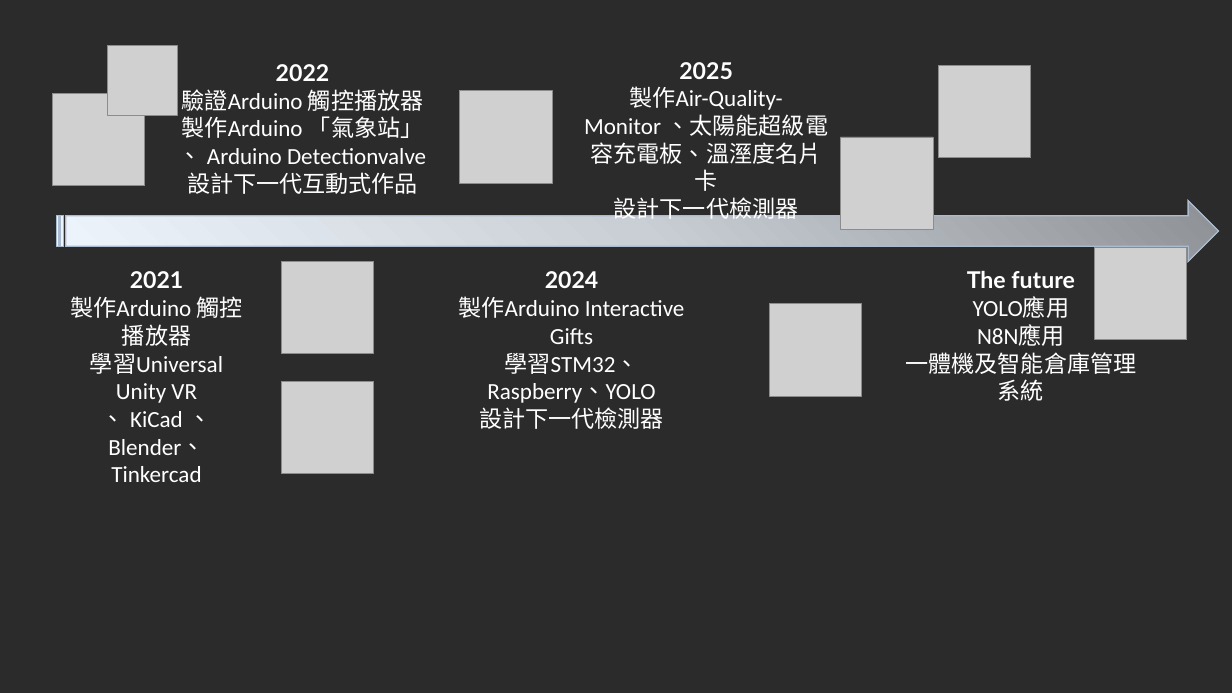
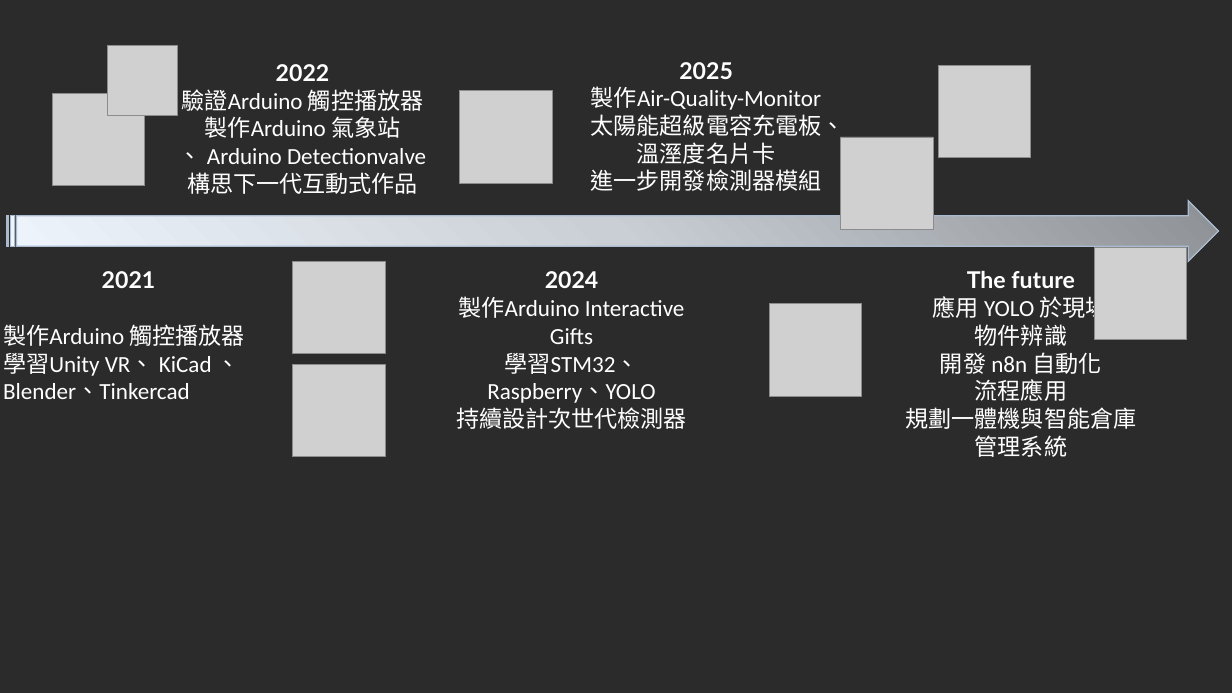
Before and after one commit to BoomerChiao/BoomerChiao, a slide deck: slide 1 of recycle/POWERPOINT/簡報1.pptx. Drawn at 1232x693 pixels with LibreOffice and Linux fonts; fonts in the diff are those of the drawing; grey boxes stand for pictures; background and template pictures are left out; a plain dark background stands for a picture behind light text. Boxes give left, top, right and bottom in pixels: in the first picture for what was removed or moved away, otherwise in the second. Text is boxed around its words. In the diff, an @@ line names an element or a change of style, - is before the commit and + after.

```diff
--- a/recycle/POWERPOINT/簡報1.pptx
+++ b/recycle/POWERPOINT/簡報1.pptx
@@ text at (x1=591, y1=62, x2=845, y2=191): text changed @@
-2025
-製作Air-Quality-Monitor 、太陽能超級電容充電板、溫溼度名片卡
-設計下一代檢測器
+2025
+製作Air-Quality-Monitor 太陽能超級電容充電板、溫溼度名片卡
+進一步開發檢測器模組
@@ text at (x1=205, y1=116, x2=400, y2=138): text changed @@
-製作Arduino 「氣象站」
+製作Arduino 氣象站
@@ text at (x1=187, y1=172, x2=418, y2=194): text changed @@
-設計下一代互動式作品
+構思下一代互動式作品
@@ striped right arrow resized from (x1=56, y1=201, x2=1219, y2=262) to (x1=6, y1=201, x2=1218, y2=262) @@
@@ picture moved from (x1=282, y1=262, x2=374, y2=354) to (x1=293, y1=262, x2=385, y2=354) @@
@@ text at (x1=3, y1=271, x2=245, y2=399): text changed @@
-2021
-製作Arduino 觸控播放器
-學習Universal Unity VR
-、 KiCad 、 Blender、Tinkercad
+2021
+製作Arduino 觸控播放器
+學習Unity VR、 KiCad 、 Blender、Tinkercad
@@ text at (x1=905, y1=293, x2=1136, y2=457): text changed @@
-YOLO應用
-N8N應用
-一體機及智能倉庫管理系統
+應用 YOLO 於現場
+物件辨識
+開發 n8n 自動化
+流程應用
+規劃一體機與智能倉庫管理系統
@@ picture moved from (x1=282, y1=382, x2=374, y2=474) to (x1=293, y1=364, x2=385, y2=457) @@
@@ text at (x1=456, y1=407, x2=687, y2=429): text changed @@
-設計下一代檢測器
+持續設計次世代檢測器
```
Also in this commit, not shown: 2 other files.
